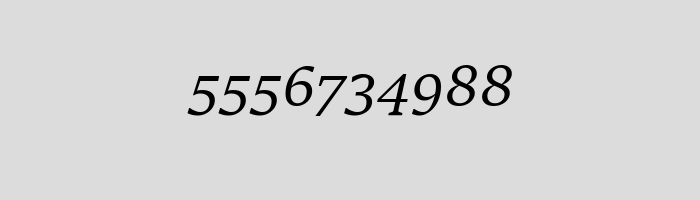
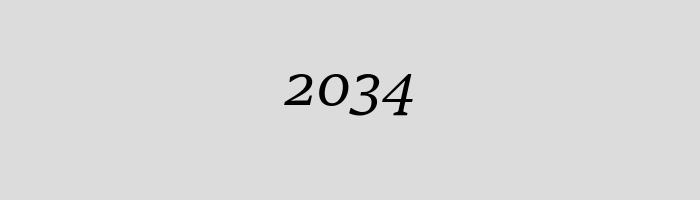
Two versions of the same layered image (w=700, h=200). Layer-by-layer changes:
renamed "5556734988" to "2034", painted on it over [187, 65, 512, 116]
